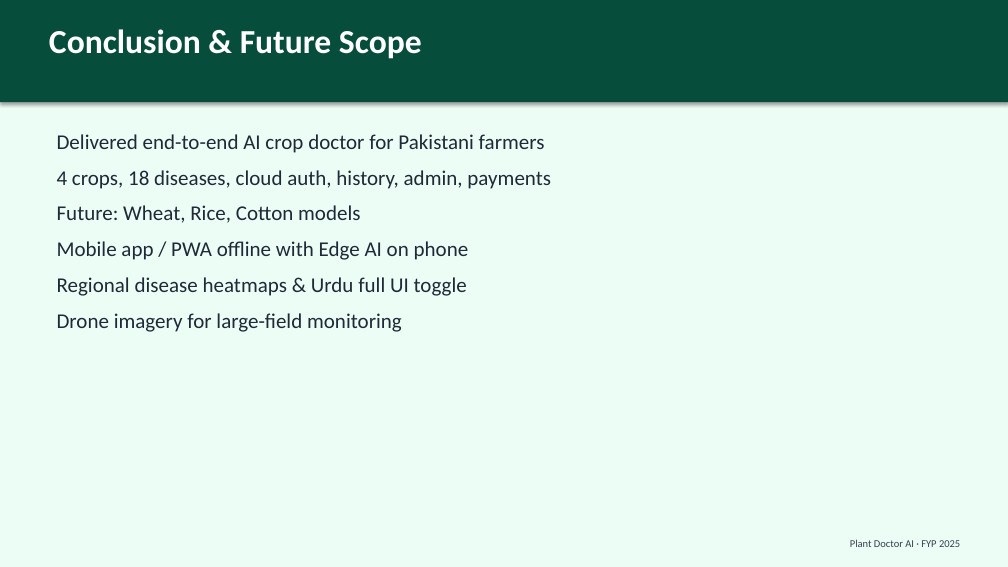
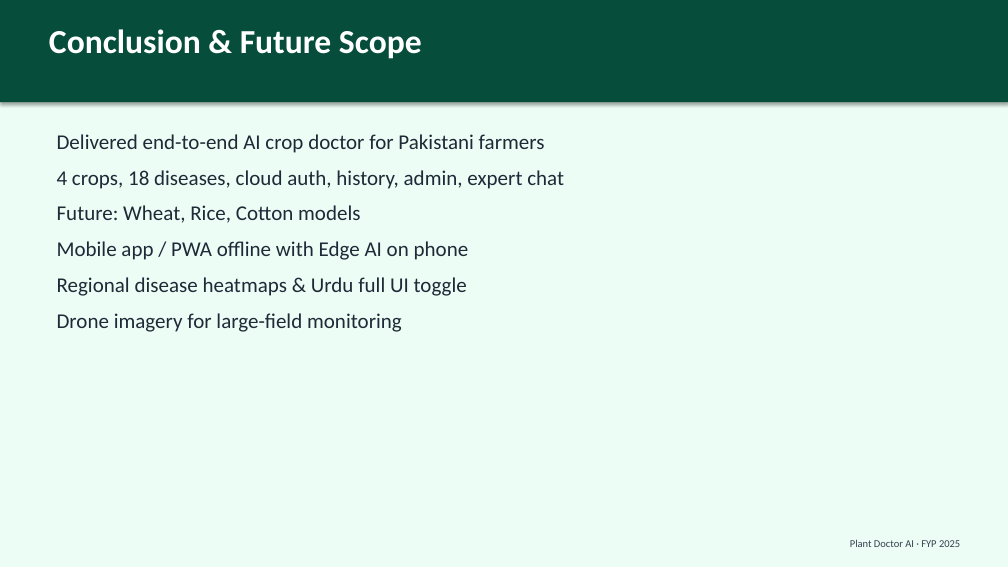
Before and after one commit to SaqlainKhan-DataEngineer/Plant-Doctor-App, a slide deck: slide 18 of Plant_Doctor_AI_Presentation.pptx (slide 19 before the commit). Drawn at 1008x567 pixels with LibreOffice and Linux fonts; fonts in the diff are those of the drawing. Boxes give left, top, right and bottom in pixels: in the first picture for what was removed or moved away, otherwise in the second. Text is boxed around its words. In the diff, an @@ line names an element or a change of style, - is before the commit and + after.

```diff
--- a/Plant_Doctor_AI_Presentation.pptx
+++ b/Plant_Doctor_AI_Presentation.pptx
@@ text at [57, 170, 564, 189]: text changed @@
-4 crops, 18 diseases, cloud auth, history, admin, payments
+4 crops, 18 diseases, cloud auth, history, admin, expert chat
```
Also in this commit, not shown: 6 other slides changed, 1 slide removed, 8 other files.
